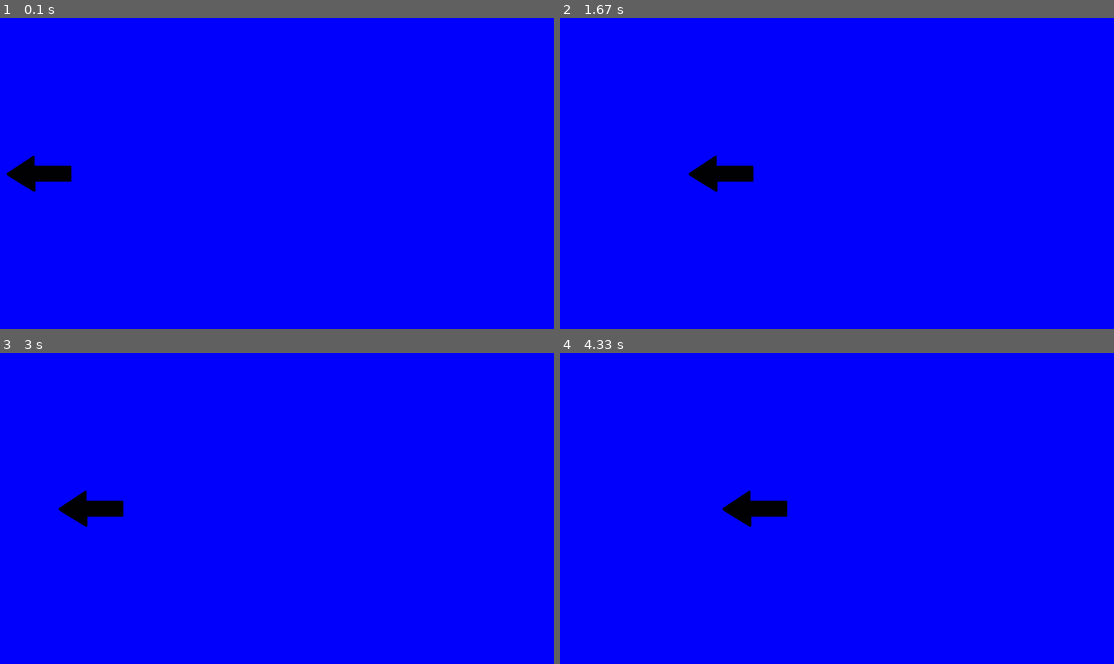
Above: before the commit, frames 1-4 (two rows, left to right).
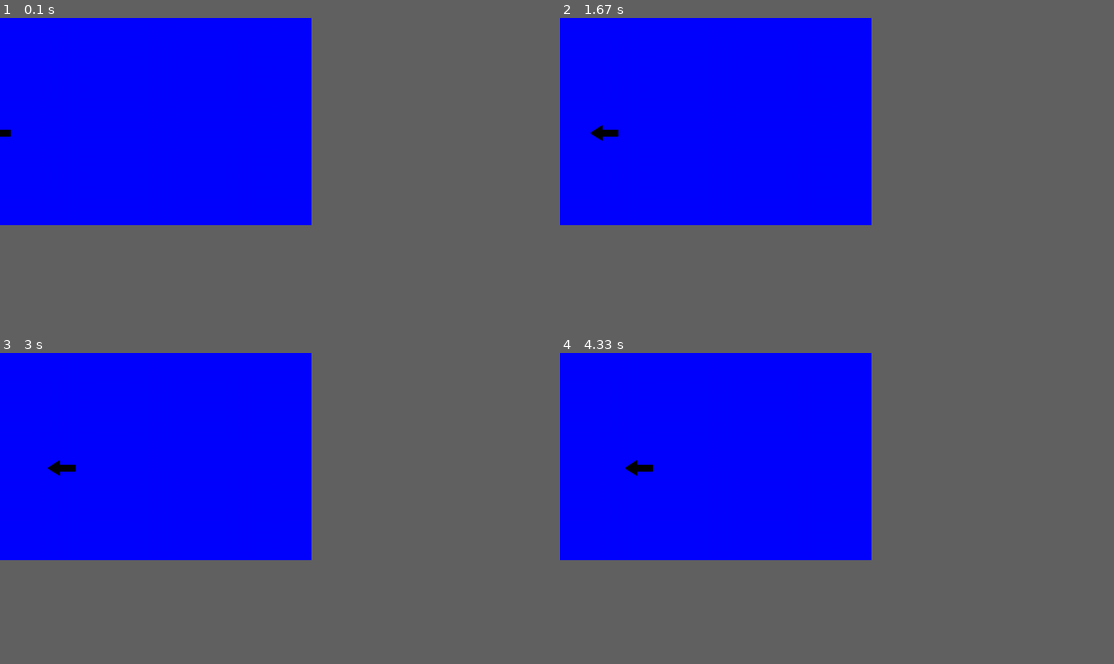
Above: after the commit, the same moments.

Repository: EnzoLuidge/PyGame
Game: pygame game, started from Jogo.py
Two runs of this game, one before a commit and one after it. Both use one fixed random seed, a clock stepped at 60 frames per second and the inputs below.
Inputs:
- Up to frame 1 (0.1 s): no input
- Up to frame 2 (1.67 s): no input
- Up to frame 3 (3 s): no input
- Up to frame 4 (4.33 s): no input
In our replay, the window is 900x506 before the commit and 506x337 after it. These sizes can differ from the game's own. Grey fills any space a smaller window leaves; there, only what the larger window draws over its background counts as a difference.

The runs differ from the first frame. In frame 1, 0.7% of the frame differs, in the area x 0-13%, y 35-56%; in frame 2, 0.8%; in frame 3, 0.8%; in frame 4, 0.8%, in the area x 11-42%, y 34-56%.

Commit message:
Comentários, música e novo tamanho de tela

Diff:
--- a/Jogo.py
+++ b/Jogo.py
@@ -4,32 +4,36 @@
 pygame.init()
 
 
-
-WIDTH = 1280
-HEIGHT = 720
+#Gera a tela
+WIDTH = 720
+HEIGHT = 480
 window = pygame.display.set_mode((WIDTH, HEIGHT))
 pygame.display.set_caption('Guitarzao')
 
-
-button_width = 150
-button_height = 120
+#Imagens Botão
+button_width = 65
+button_height = 52
 button_img = pygame.image.load('assets/azul.png').convert_alpha()
 button_img_small = pygame.transform.scale(button_img, (button_width, button_height))
 
+
+button_x = -button_width
+button_y = 240
+button_yspeed = 3
+button_xspeed = 5
+
+#MSons
 firstsong = pygame.mixer.Sound('assets/musica.mp3')
-
-
-button_x = 0
-button_y = 300
-button_yspeed = 3
-button_xspeed = 3
-
+pygame.mixer.music.load('assets/musica.mp3')
+pygame.mixer.music.set_volume(0.2)
 
 game = True
 
 clock = pygame.time.Clock()
 FPS = 60
 
+#Loop principal
+pygame.mixer.music.play(loops=-1)
 while game:
     clock.tick(FPS)
     for event in pygame.event.get():
@@ -37,8 +41,8 @@
         if event.type == pygame.QUIT:
             game = False
     button_x +=button_xspeed
-    if button_x >=400:
-        button_x = 0
+    if button_x >=360-button_width:
+        button_x = -button_width
     window.fill((0, 0, 255))
     window.blit(button_img_small, (button_x,button_y))
     pygame.display.update()
